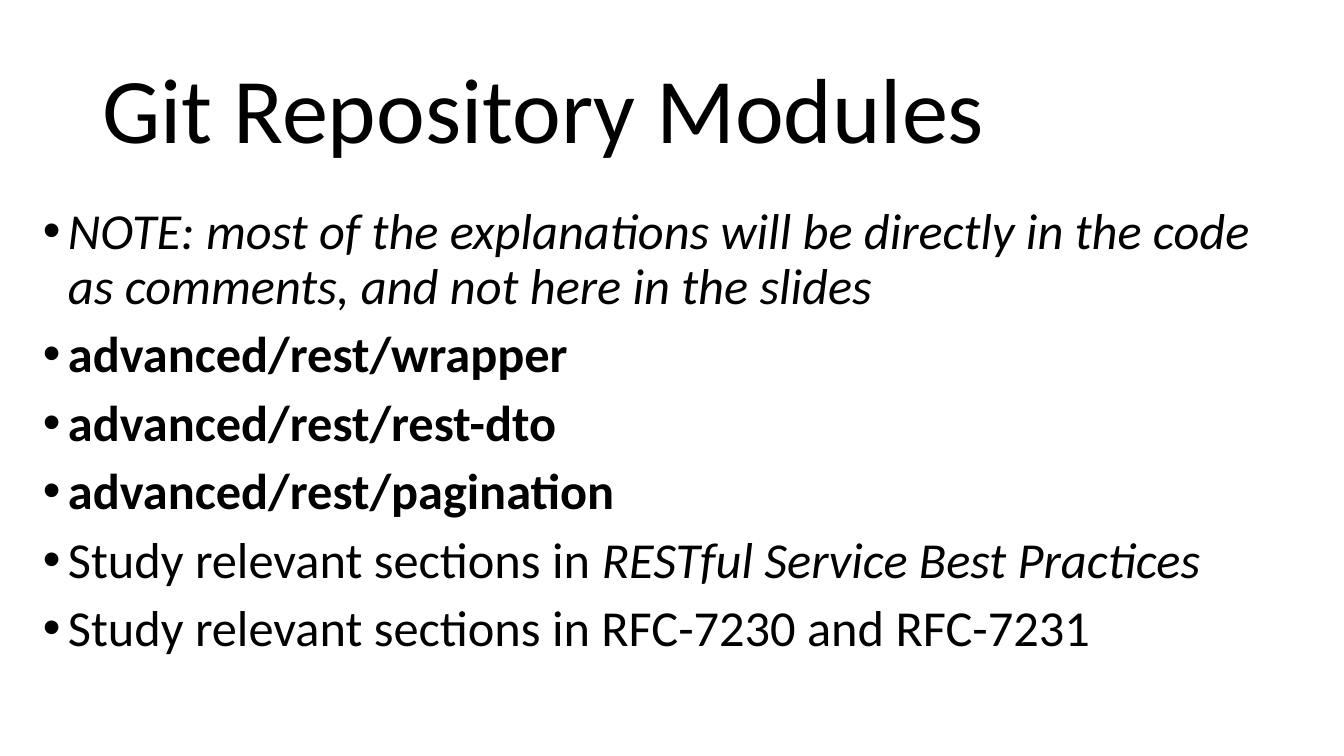
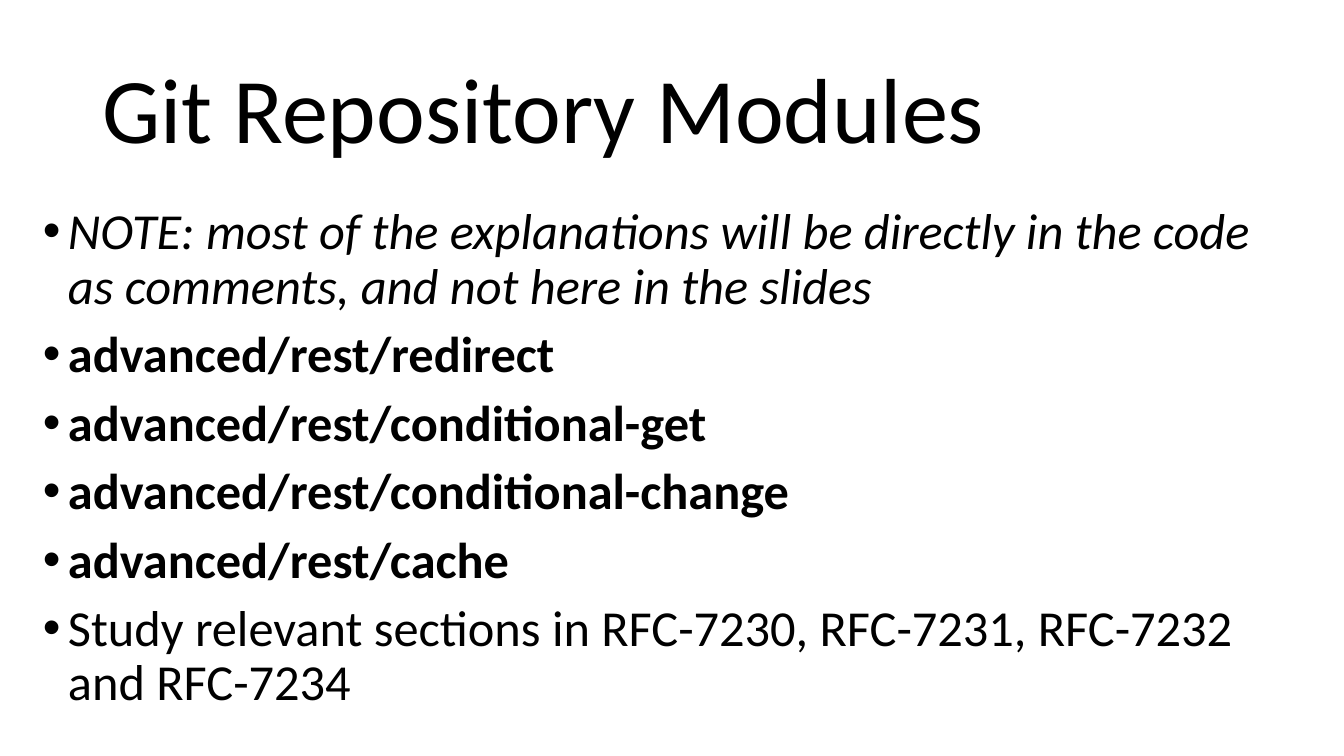
Before and after one commit to arcuri82/testing_security_development_enterprise_systems, a slide deck: slide 36 of doc/advanced/slides/lesson_05.pptx (slide 19 before the commit). Drawn at 1344x756 pixels with LibreOffice and Linux fonts; fonts in the diff are those of the drawing. Boxes give left, top, right and bottom in pixels: in the first picture for what was removed or moved away, otherwise in the second. Text is boxed around its words. In the diff, an @@ line names an element or a change of style, - is before the commit and + after.

```diff
--- a/doc/advanced/slides/lesson_05.pptx
+++ b/doc/advanced/slides/lesson_05.pptx
@@ text at [68,336,1232,701]: text changed; bold on @@
-• advanced/rest/wrapper
-• advanced/rest/rest-dto
-• advanced/rest/pagination
-• Study relevant sections in RESTful Service Best Practices
-• Study relevant sections in RFC-7230 and RFC-7231
+• advanced/rest/redirect
+• advanced/rest/conditional-get
+• advanced/rest/conditional-change
+• advanced/rest/cache
+• Study relevant sections in RFC-7230, RFC-7231, RFC-7232 and RFC-7234
```
Also in this commit, not shown: 3 other slides changed, 32 slides added, 15 slides removed, 17 other files.
